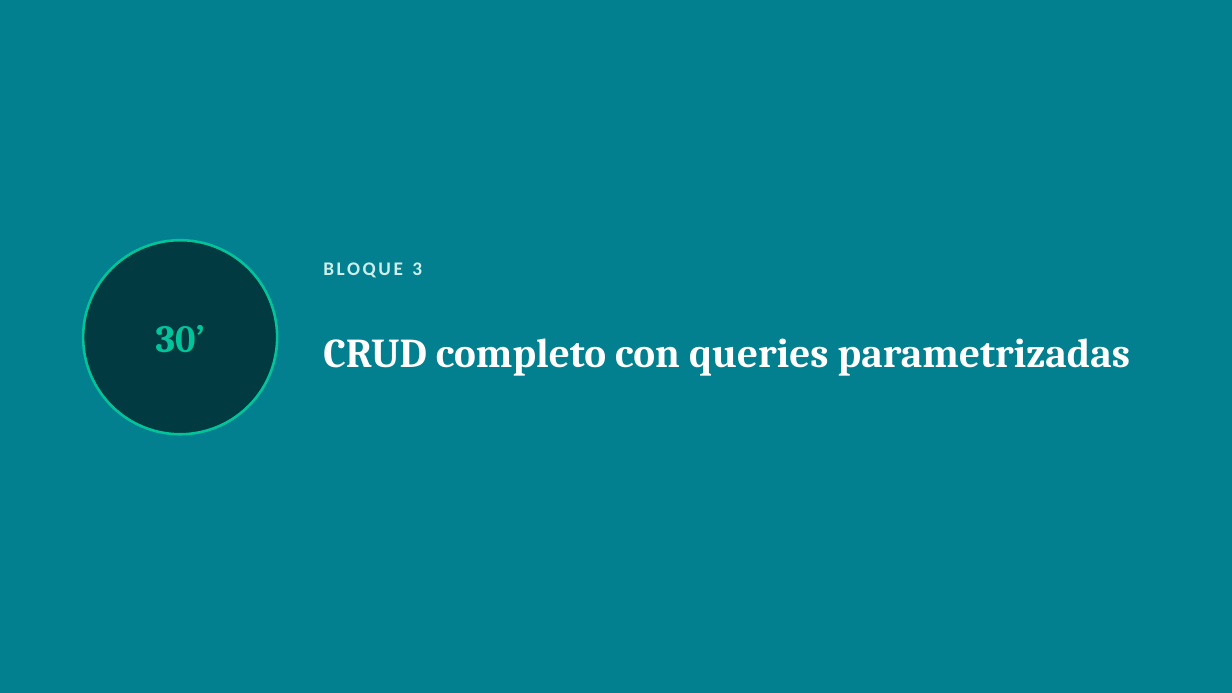
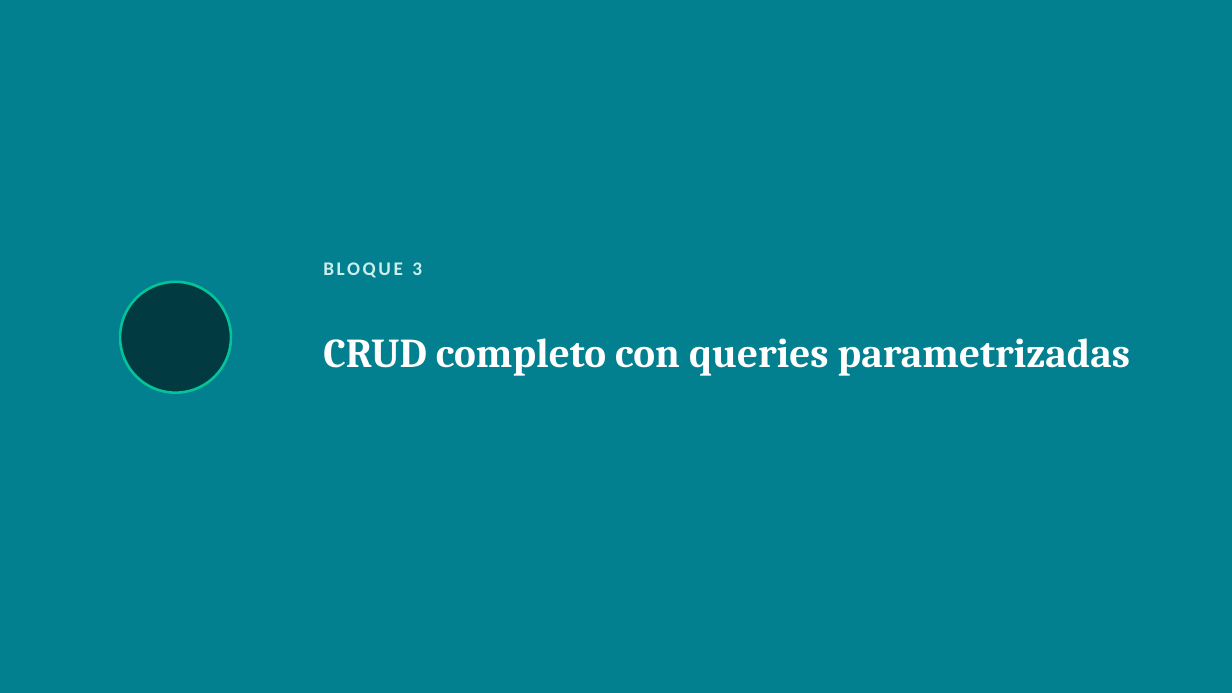
Before and after one commit to rafaelmogollon-gm2dev/backend-bootcamp-manejo-de-datos, a slide deck: slide 9 of clases/clase-3/presentacion.pptx. Drawn at 1232x693 pixels with LibreOffice and Linux fonts; fonts in the diff are those of the drawing. Boxes give left, top, right and bottom in pixels: in the first picture for what was removed or moved away, otherwise in the second. Text is boxed around its words. In the diff, an @@ line names an element or a change of style, - is before the commit and + after.

```diff
--- a/clases/clase-3/presentacion.pptx
+++ b/clases/clase-3/presentacion.pptx
@@ ellipse: place and size @@
-ellipse at (83,240,277,434)
+ellipse at (120,282,231,393)
@@ text removed at (156,325,205,352) @@
-30’
```
Also in this commit, not shown: 5 other slides changed, 4 other files.
